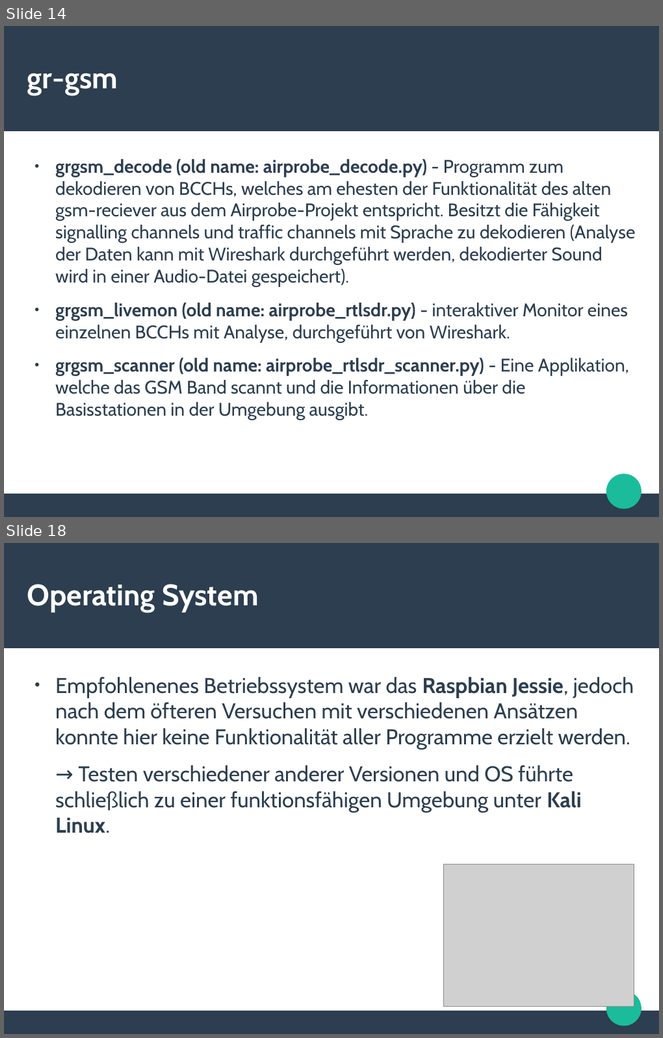
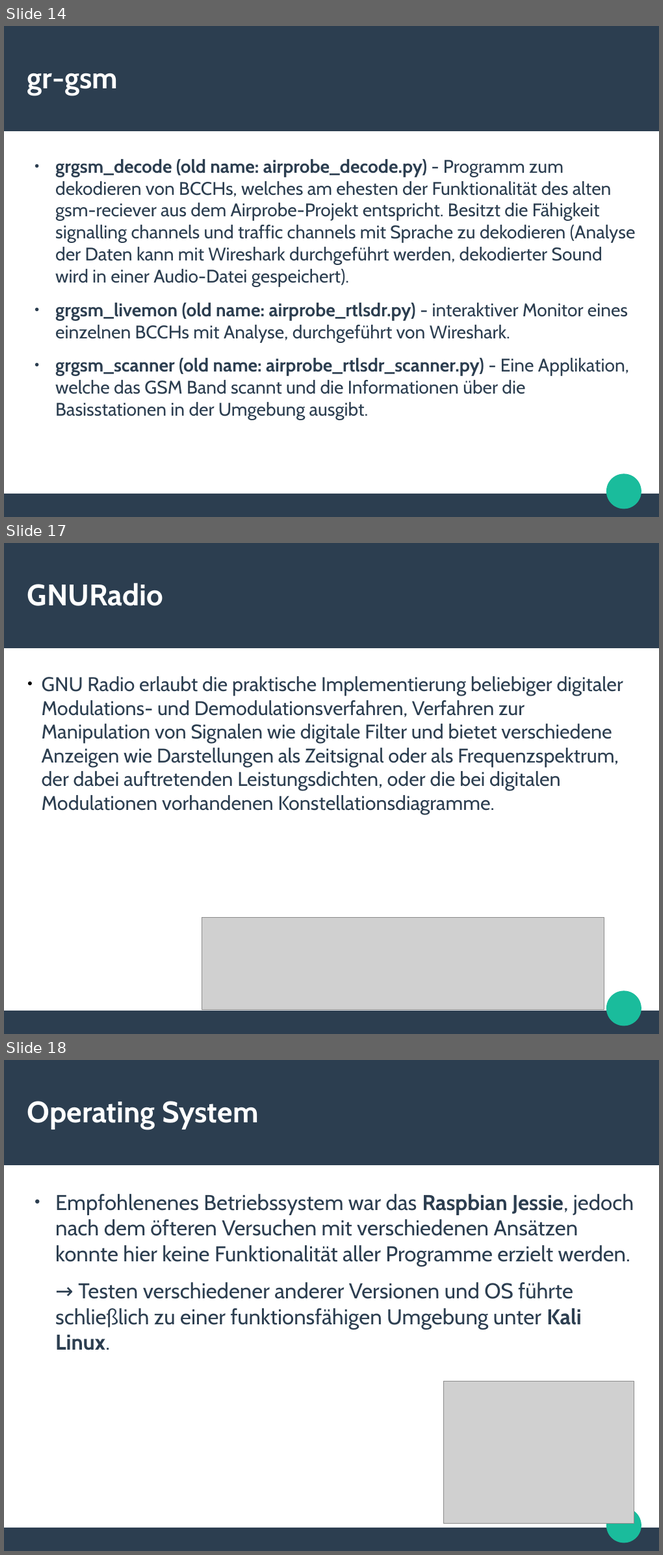
Before and after one commit to ookk2011/GrGsm-Gui, a slide deck: Präsentation_Projektarbeit.odp. Shown one above the other, each under a label of ours: slides 14 and 18 before the commit, slides 14, 17 and 18 after it; the slides between them are not shown. The pictures are 663x1038 and 663x1555 pixels, drawn with LibreOffice and Linux fonts; fonts in the diff are those of the drawing; grey boxes stand for pictures. Boxes give left, top, right and bottom in pixels: in the first picture for what was removed or moved away, otherwise in the second. Text is boxed around its words. In the diff, an @@ line names an element or a change of style, - is before the commit and + after.

```diff
--- a/Präsentation_Projektarbeit.odp
+++ b/Präsentation_Projektarbeit.odp
@@ slide 17 added at (4, 543, 659, 1034), background #FFFFFF; not listed: 3 template elements that a slide beside it also shows @@
@@ title added at (27, 583, 163, 606), 36 pt, text #FFFFFF, bold @@
+GNURadio
@@ subtitle added at (42, 676, 623, 815), 24 pt, text #2C3E50 @@
+● GNU Radio erlaubt die praktische Implementierung beliebiger digitaler Modulations- und Demodulationsverfahren, Verfahren zur Manipulation von Signalen wie digitale Filter und bietet verschiedene Anzeigen wie Darstellungen als Zeitsignal oder als Frequenzspektrum, der dabei auftretenden Leistungsdichten, oder die bei digitalen Modulationen vorhandenen Konstellationsdiagramme.
@@ picture added at (202, 917, 605, 1010) @@
```
Also in this commit, not shown: 2 slides changed, 1 slide removed.
